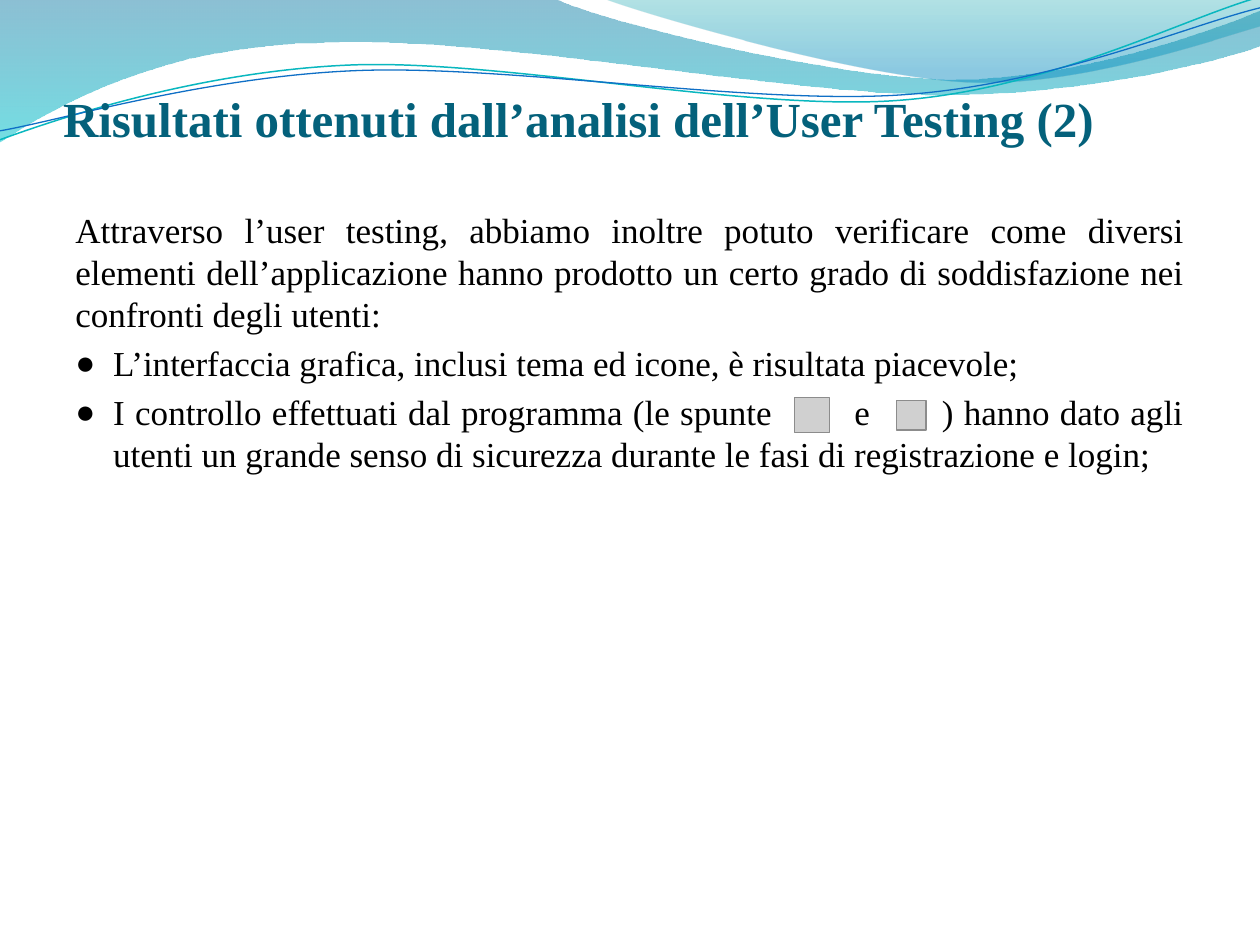
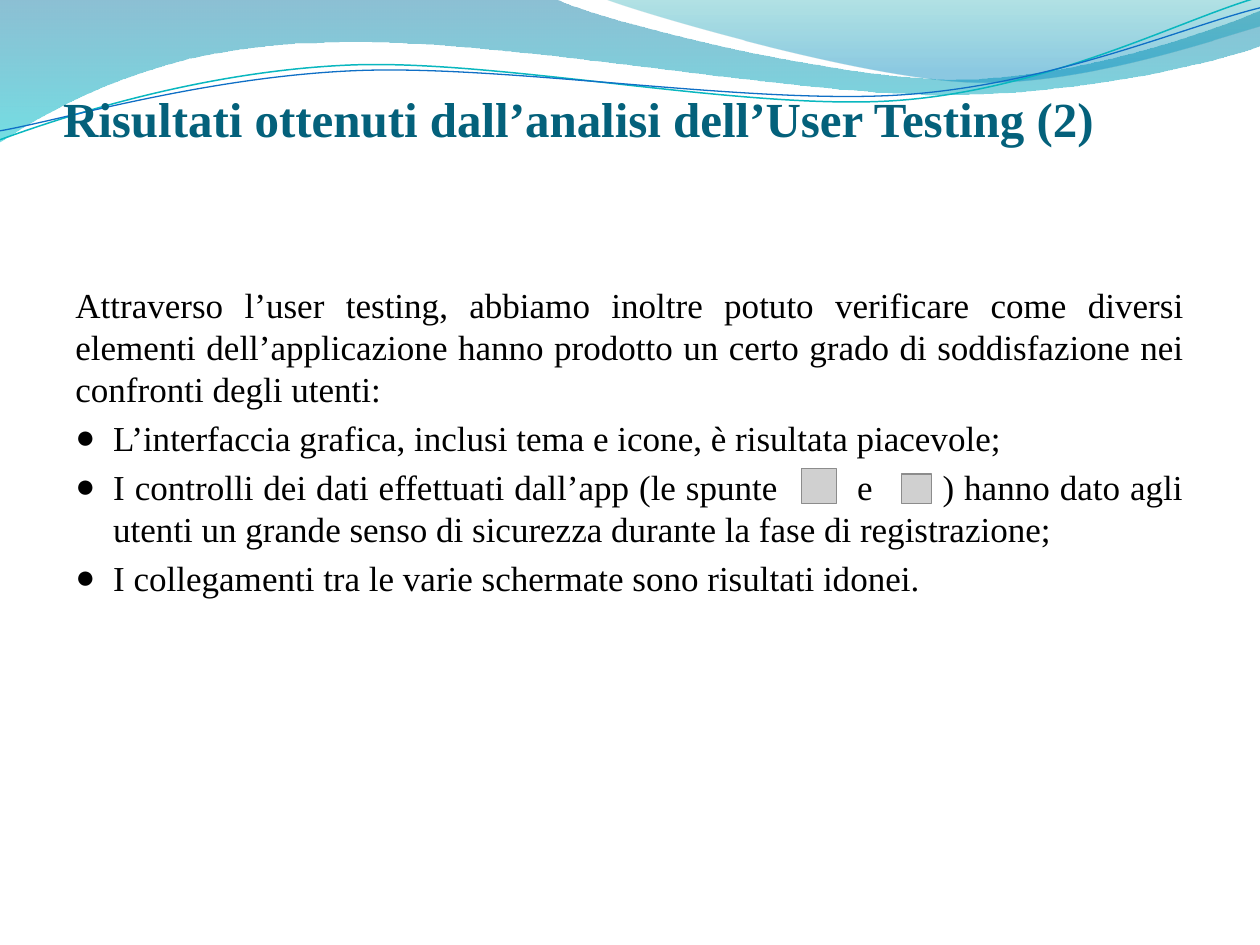
Before and after one commit to giusmastro91/Cognitive-systems, a slide deck: slide 43 of Prova_6/Leone_Mastrosimone_PresentazioneProgetto.pptx. Drawn at 1260x945 pixels with LibreOffice and Linux fonts; fonts in the diff are those of the drawing; grey boxes stand for pictures; background and template pictures are left out. Boxes give left, top, right and bottom in pixels: in the first picture for what was removed or moved away, otherwise in the second. Text is boxed around its words. In the diff, an @@ line names an element or a change of style, - is before the commit and + after.

```diff
--- a/Prova_6/Leone_Mastrosimone_PresentazioneProgetto.pptx
+++ b/Prova_6/Leone_Mastrosimone_PresentazioneProgetto.pptx
@@ text "Attraverso l’user testing, abbiamo inoltre ...": place and size @@
-text "Attraverso l’user testing, abbiamo inoltre ..." at (75,218,1183,474)
+text "Attraverso l’user testing, abbiamo inoltre ..." at (75,293,1183,598)
@@ text at (113,426,1182,598): text changed @@
-● L’interfaccia grafica, inclusi tema ed icone, è risultata piacevole;
-● I controllo effettuati dal programma (le spunte e ) hanno dato agli utenti un grande senso di sicurezza durante le fasi di registrazione e login;
+● L’interfaccia grafica, inclusi tema e icone, è risultata piacevole;
+● I controlli dei dati effettuati dall’app (le spunte e ) hanno dato agli utenti un grande senso di sicurezza durante la fase di registrazione;
+● I collegamenti tra le varie schermate sono risultati idonei.
@@ picture: place and size @@
-picture at (795,398,830,433)
+picture at (801,469,837,504)
@@ picture: place and size @@
-picture at (897,401,926,430)
+picture at (902,474,931,503)
```
Also in this commit, not shown: 21 other slides changed.
